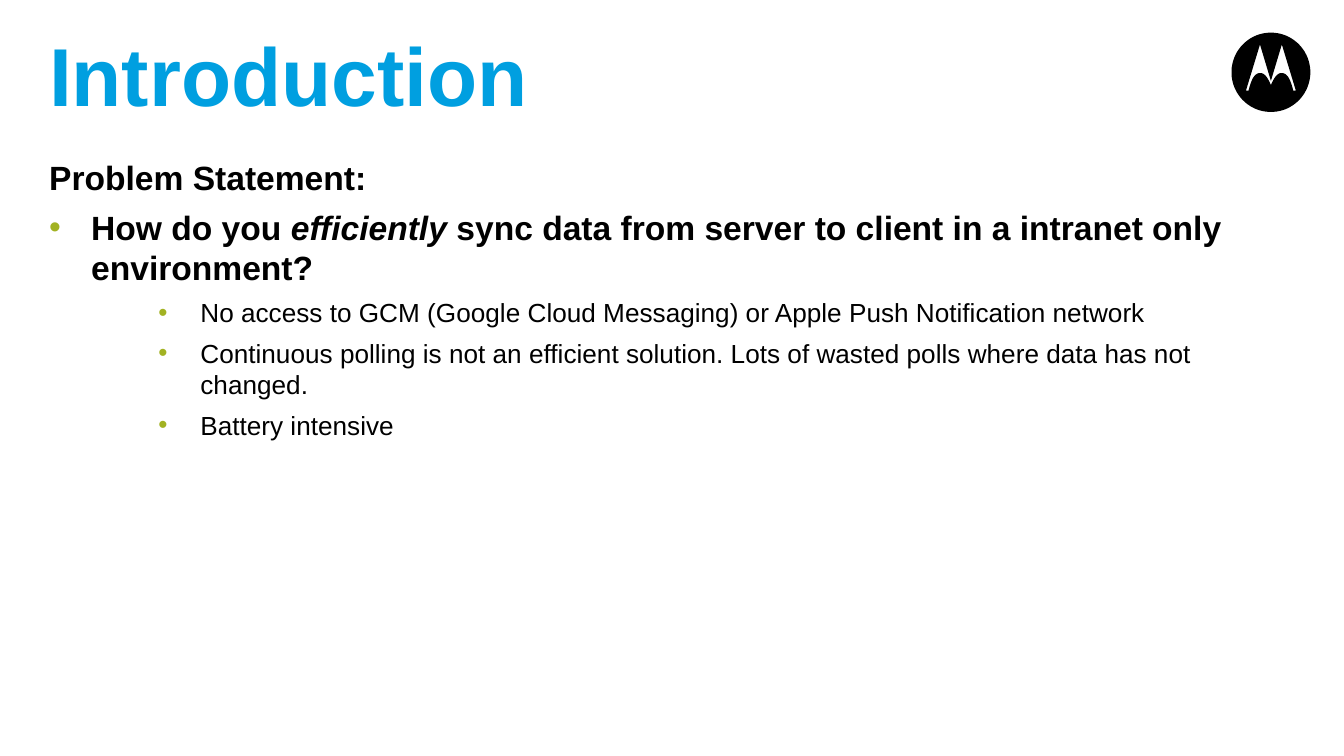
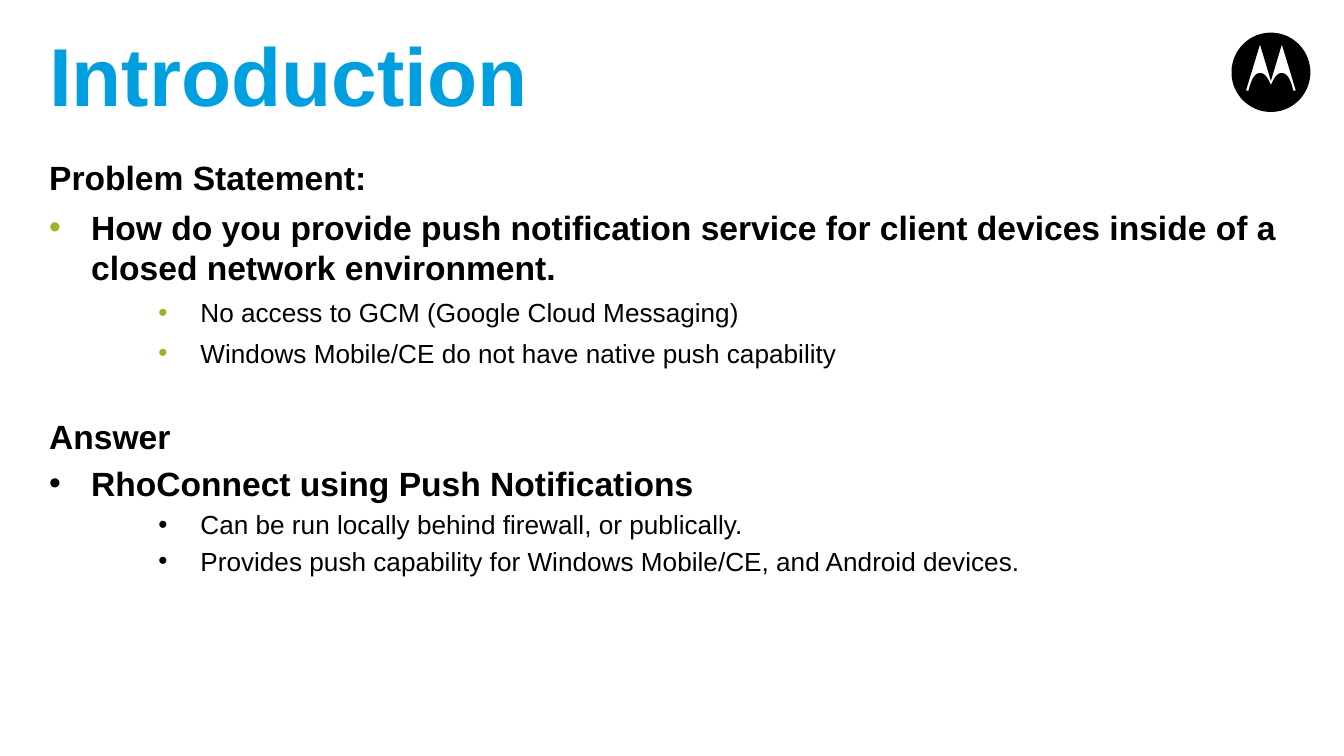
Before and after one commit to shurab/Rhoconnect-Push-Demo, a slide deck: slide 3 of RhoConnect-Push.pptx. Drawn at 1344x756 pixels with LibreOffice and Linux fonts; fonts in the diff are those of the drawing. Boxes give left, top, right and bottom in pixels: in the first picture for what was removed or moved away, otherwise in the second. Text is boxed around its words. In the diff, an @@ line names an element or a change of style, - is before the commit and + after.

Commit message:
updated presentation

```diff
--- a/RhoConnect-Push.pptx
+++ b/RhoConnect-Push.pptx
@@ text at [49, 215, 1276, 577]: text changed @@
-• How do you efficiently sync data from server to client in a intranet only environment?
-  • No access to GCM (Google Cloud Messaging) or Apple Push Notification network
-  • Continuous polling is not an efficient solution. Lots of wasted polls where data has not changed.
-  • Battery intensive
+• How do you provide push notification service for client devices inside of a closed network environment.
+  • No access to GCM (Google Cloud Messaging)
+  • Windows Mobile/CE do not have native push capability
+Answer
+• RhoConnect using Push Notifications
+  • Can be run locally behind firewall, or publically.
+  • Provides push capability for Windows Mobile/CE, and Android devices.
```
Also in this commit, not shown: 4 other slides changed, 4 slides added, 1 slide removed.
